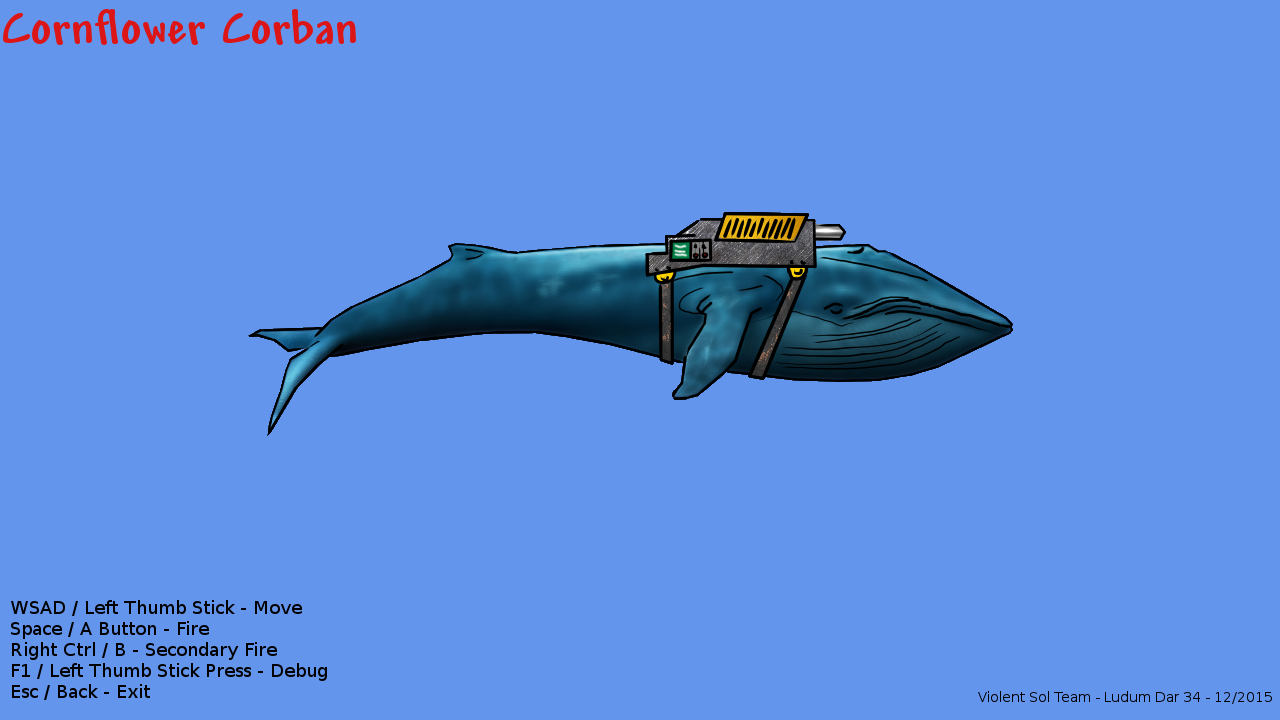
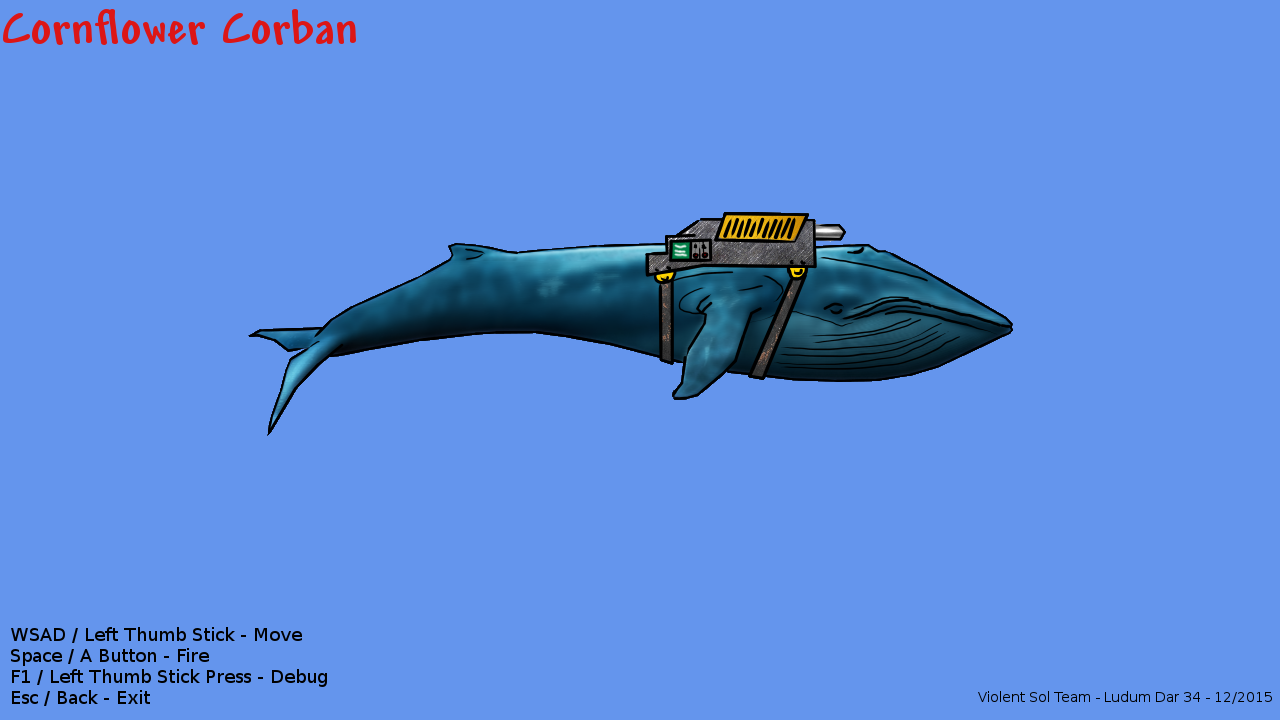
Layers edited between the first and the second (1280, 720) image:
painted on "WSAD / Left Thumb Stick - Move..." over [11, 600, 327, 706]
